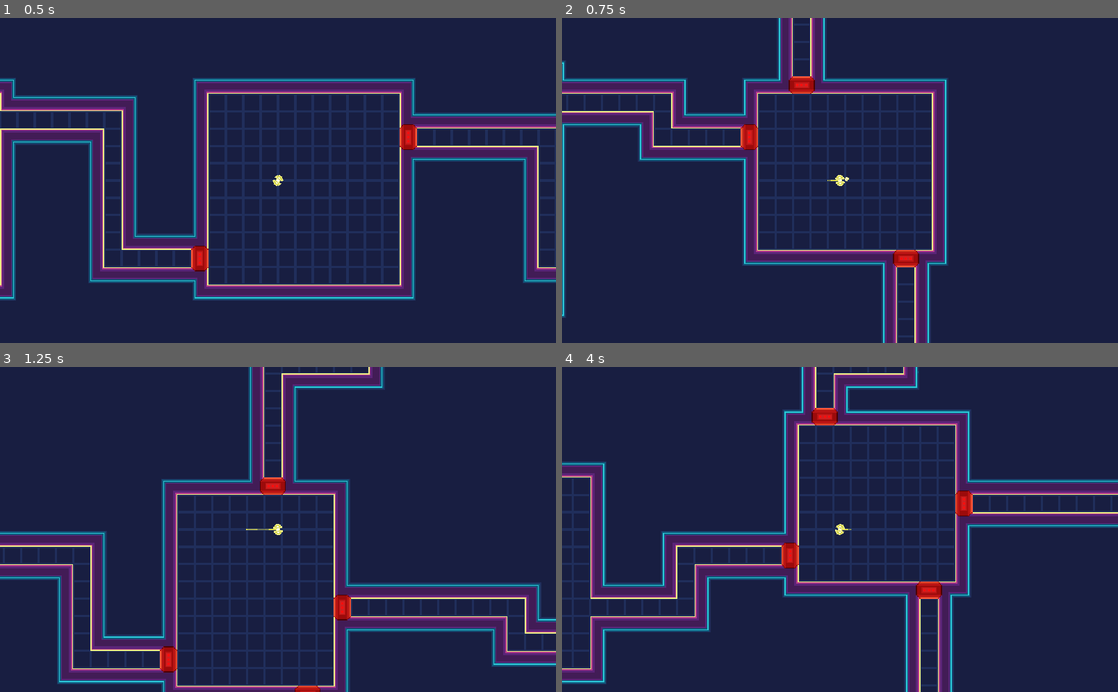
Above: before the commit, frames 1-4 (two rows, left to right).
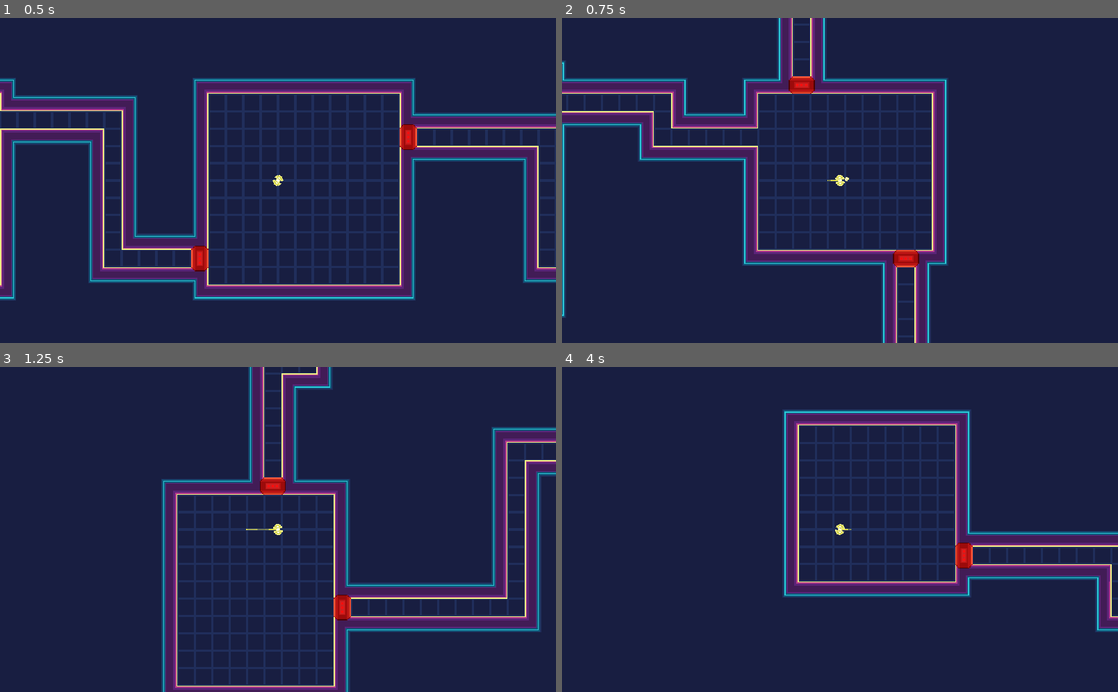
Above: after the commit, the same moments.

Repository: kosinaz/loop-breakerz
Game: Godot game, scene res://map.tscn
Two runs of this game, one before a commit and one after it. Both use one fixed random seed, a clock stepped at 60 frames per second and the inputs below.
Inputs (mouse positions are in pixels of both pictures, inside the frame that each line leads up to):
- Up to frame 1 (0.5 s): no input
- Up to frame 2 (0.75 s): tap Enter (ui_accept) at 0.5 s; move the mouse to (962, 164) at 0.52 s; hold Right (ui_right) from 0.53 s (still down); tap 0 at 0.6 s; click (962, 164) at 0.67 s
- Up to frame 3 (1.25 s): keep holding Right (ui_right); tap Enter (ui_accept) at 0.77 s
- Up to frame 4 (4 s): move the mouse to (728, 545) at 1.27 s; release Right (ui_right) at 1.28 s; hold Down (ui_down) 1.28-2.03 s; tap 0 every 0.75 s from 1.35 to 3.6 s; tap Enter (ui_accept) at 1.52, 3.02, 3.77 s; move the mouse to (895, 458) at 2.02 s; hold Right (ui_right) 2.03-2.78 s; move the mouse to (812, 594) at 2.77 s; hold Up (ui_up) 2.78-3.53 s; click (812, 594) at 2.92 s; move the mouse to (1006, 578) at 3.52 s; hold Left (ui_left) from 3.53 s (still down)

Frame 1 is identical in both runs. In frame 2, 0.2% of the frame differs, in the area x 32-36%, y 32-41%; in frame 3, 11%; in frame 4, 19%, in the area x 0-100%, y 0-100%.

Commit message:
add door opening

Diff:
--- /dev/null
+++ b/Loop Breakerz/door.gd
@@ -0,0 +1,10 @@
+extends StaticBody2D
+
+var key = KEY_0
+var to_zone = Vector2()
+
+# Called every frame. 'delta' is the elapsed time since the previous frame.
+func _process(_delta):
+	if Input.is_key_pressed(key):
+		get_parent().add_neighbors(to_zone)
+		queue_free()
--- a/Loop Breakerz/door.tscn
+++ b/Loop Breakerz/door.tscn
@@ -1,6 +1,7 @@
-[gd_scene load_steps=3 format=2]
+[gd_scene load_steps=4 format=2]
 
 [ext_resource path="res://assets/gate.png" type="Texture" id=1]
+[ext_resource path="res://door.gd" type="Script" id=2]
 
 [sub_resource type="RectangleShape2D" id=1]
 extents = Vector2( 8, 8 )
@@ -8,6 +9,7 @@
 [node name="Door" type="StaticBody2D"]
 collision_layer = 7
 collision_mask = 7
+script = ExtResource( 2 )
 
 [node name="Sprite" type="Sprite" parent="."]
 position = Vector2( 8, 8 )
--- a/Loop Breakerz/map.gd
+++ b/Loop Breakerz/map.gd
@@ -6,6 +6,7 @@
 var door_scene = preload("res://door.tscn")
 var rng = RandomNumberGenerator.new()
 var zones = {}
+var key = KEY_0
 onready var tilemap = $TileMap
 
 func _ready():
@@ -140,6 +141,9 @@
 	var door = door_scene.instance()
 	door.position = tilemap.map_to_world(door_b_position if switched else door_a_position)
 	door.get_node("Sprite").rotation_degrees = 0 if rotated else 90
+	door.key = key
+	door.to_zone = zone_b_position
+	key += 1
 	add_child(door)
 	tilemap.update_bitmask_region(zone_a_position * zone_size, zone_a_position * zone_size + zone_size)
 	tilemap.update_bitmask_region(zone_b_position * zone_size, zone_b_position * zone_size + zone_size)
